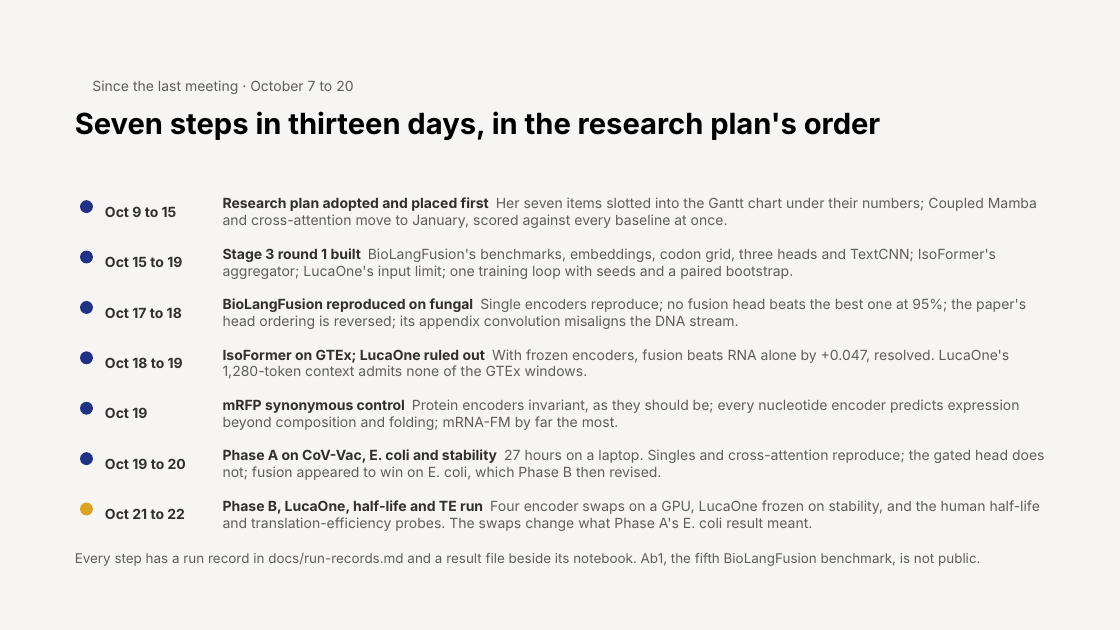
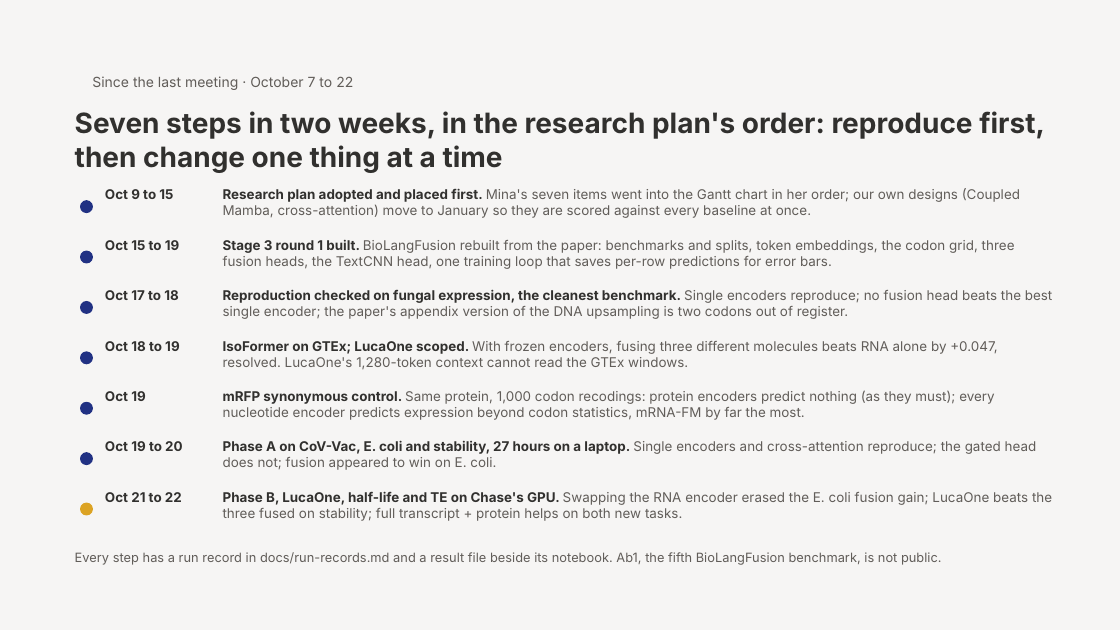
Before and after one commit to jtmckinley4/multimodal-bio-fusion, a slide deck: slide 2 of docs/notes/Slides/Mina_Progress_Slides_2026-10-22.pptx. Drawn at 1120x630 pixels with LibreOffice and Linux fonts; fonts in the diff are those of the drawing. Boxes give left, top, right and bottom in pixels: in the first picture for what was removed or moved away, otherwise in the second. Text is boxed around its words. In the diff, an @@ line names an element or a change of style, - is before the commit and + after.

```diff
--- a/docs/notes/Slides/Mina_Progress_Slides_2026-10-22.pptx
+++ b/docs/notes/Slides/Mina_Progress_Slides_2026-10-22.pptx
@@ text at box(92, 76, 353, 90): text changed @@
-Since the last meeting · October 7 to 20
+Since the last meeting · October 7 to 22
@@ text at box(75, 111, 1045, 173): text changed; size 25 to 24 pt; text colour #000000 to #31302E @@
-Seven steps in thirteen days, in the research plan's order
+Seven steps in two weeks, in the research plan's order: reproduce first, then change one thing at a time
@@ text at box(223, 188, 1020, 218): text changed; size 12 to 11.5 pt @@
-Research plan adopted and placed first Her seven items slotted into the Gantt chart under their numbers; Coupled Mamba and cross-attention move to January, scored against every baseline at once.
+Research plan adopted and placed first. Mina's seven items went into the Gantt chart in her order; our own designs (Coupled Mamba, cross-attention) move to January so they are scored against every baseline at once.
@@ text at box(223, 240, 1015, 269): text changed; size 12 to 11.5 pt @@
-Stage 3 round 1 built BioLangFusion's benchmarks, embeddings, codon grid, three heads and TextCNN; IsoFormer's aggregator; LucaOne's input limit; one training loop with seeds and a paired bootstrap.
+Stage 3 round 1 built. BioLangFusion rebuilt from the paper: benchmarks and splits, token embeddings, the codon grid, three fusion heads, the TextCNN head, one training loop that saves per-row predictions for error bars.
@@ text at box(223, 290, 1053, 319): text changed; size 12 to 11.5 pt @@
-BioLangFusion reproduced on fungal Single encoders reproduce; no fusion head beats the best one at 95%; the paper's head ordering is reversed; its appendix convolution misaligns the DNA stream.
+Reproduction checked on fungal expression, the cleanest benchmark. Single encoders reproduce; no fusion head beats the best single encoder; the paper's appendix version of the DNA upsampling is two codons out of register.
@@ text at box(223, 341, 997, 369): text changed; size 12 to 11.5 pt @@
-IsoFormer on GTEx; LucaOne ruled out With frozen encoders, fusion beats RNA alone by +0.047, resolved. LucaOne's 1,280-token context admits none of the GTEx windows.
+IsoFormer on GTEx; LucaOne scoped. With frozen encoders, fusing three different molecules beats RNA alone by +0.047, resolved. LucaOne's 1,280-token context cannot read the GTEx windows.
@@ text at box(223, 390, 995, 420): text changed; size 12 to 11.5 pt @@
-mRFP synonymous control Protein encoders invariant, as they should be; every nucleotide encoder predicts expression beyond composition and folding; mRNA-FM by far the most.
+mRFP synonymous control. Same protein, 1,000 codon recodings: protein encoders predict nothing (as they must); every nucleotide encoder predicts expression beyond codon statistics, mRNA-FM by far the most.
@@ text at box(223, 440, 1037, 470): text changed; size 12 to 11.5 pt @@
-Phase A on CoV-Vac, E. coli and stability 27 hours on a laptop. Singles and cross-attention reproduce; the gated head does not; fusion appeared to win on E. coli, which Phase B then revised.
+Phase A on CoV-Vac, E. coli and stability, 27 hours on a laptop. Single encoders and cross-attention reproduce; the gated head does not; fusion appeared to win on E. coli.
@@ size 12 to 11.5 pt; vertical alignment middle to top in 7 elements at box(105, 189, 173, 199), box(105, 240, 180, 250), box(105, 290, 179, 300), box(105, 341, 180, 351), box(105, 391, 146, 401), box(105, 441, 183, 451), box(105, 492, 182, 502) @@
@@ vertical alignment middle to top in 8 elements at box(223, 440, 1037, 470), box(223, 341, 997, 369), box(223, 188, 1020, 218), box(223, 390, 995, 420), box(92, 76, 353, 90), box(223, 290, 1053, 319), box(223, 240, 1015, 269), box(223, 491, 1052, 521) @@
@@ text at box(223, 491, 1052, 521): text changed; size 12 to 11.5 pt @@
-Phase B, LucaOne, half-life and TE run Four encoder swaps on a GPU, LucaOne frozen on stability, and the human half-life and translation-efficiency probes. The swaps change what Phase A's E. coli result meant.
+Phase B, LucaOne, half-life and TE on Chase's GPU. Swapping the RNA encoder erased the E. coli fusion gain; LucaOne beats the three fused on stability; full transcript + protein helps on both new tasks.
@@ text "Every step has a run ..." at box(75, 552, 942, 565): size 11.5 to 11 pt; less space between paragraphs @@
```
Also in this commit, not shown: 11 other slides changed, 2 slides added, 1 slide removed, 35 other files.
